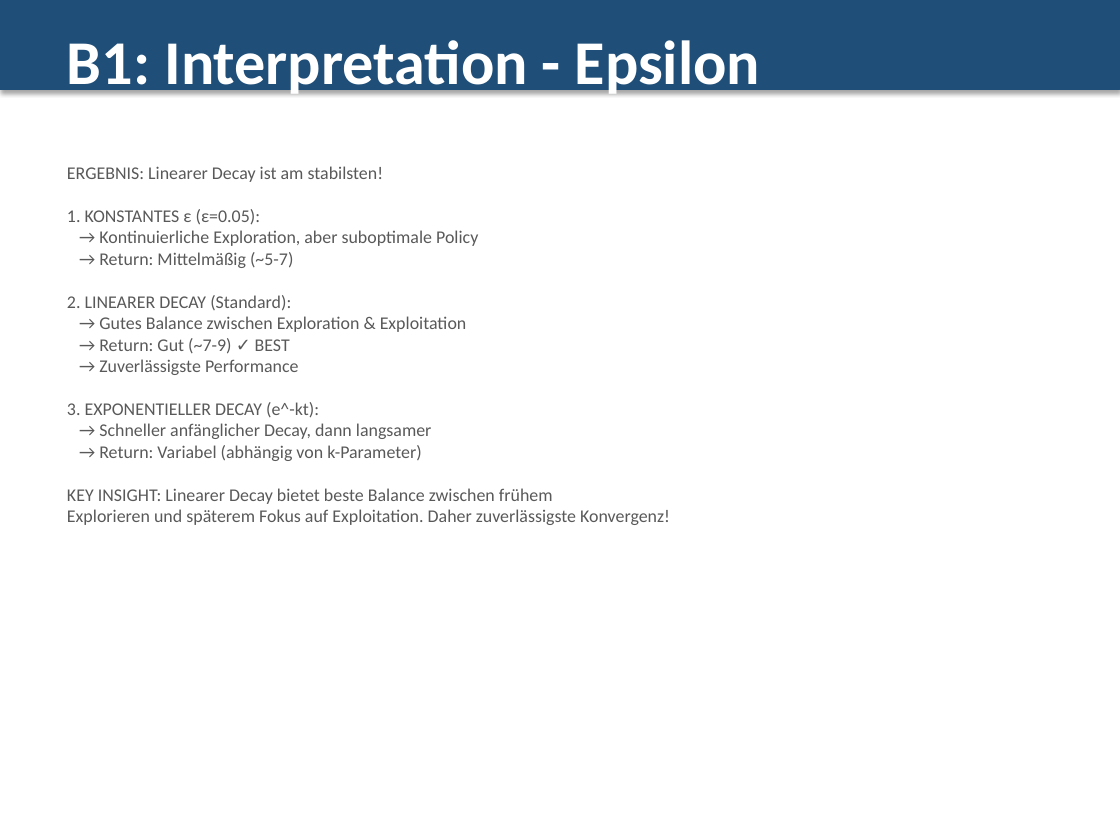
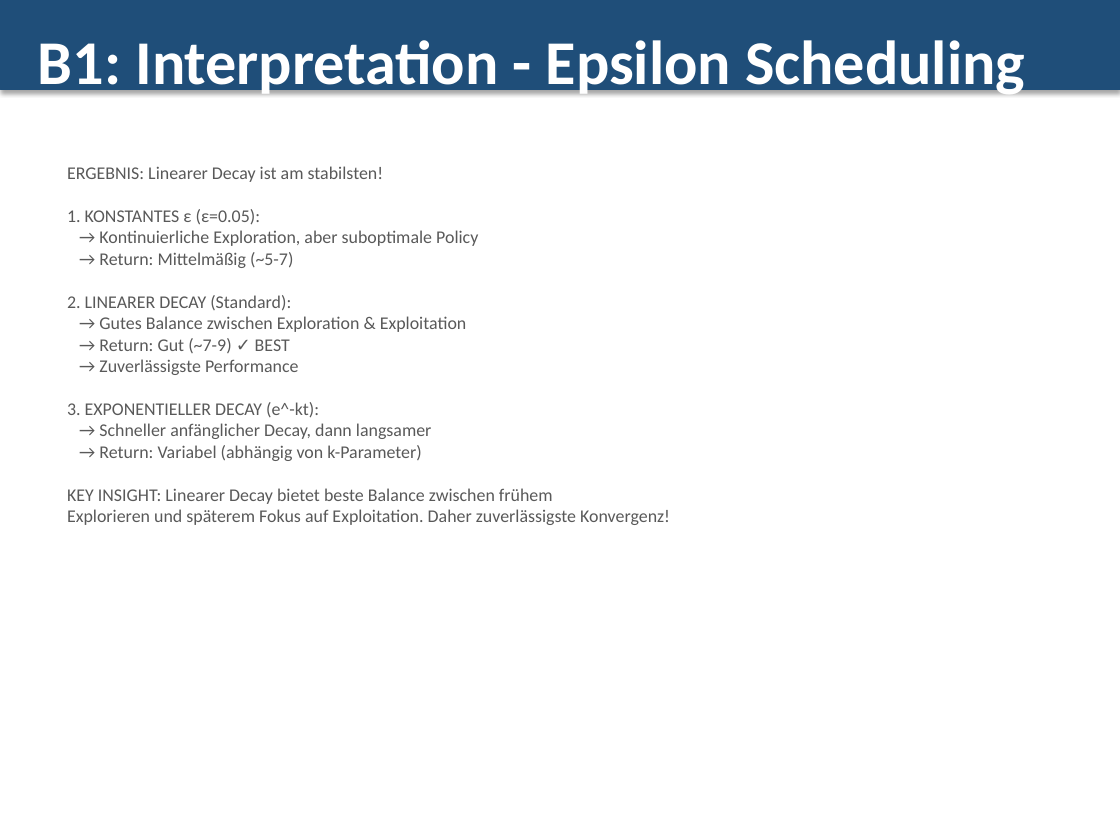
Before and after one commit to dennisddschulz/cas-artificial-intelligence, a slide deck: slide 4 of 09_temporal_difference_method/TEIL_B/TEIL_B_Presentation.pptx. Drawn at 1120x840 pixels with LibreOffice and Linux fonts; fonts in the diff are those of the drawing. Boxes give left, top, right and bottom in pixels: in the first picture for what was removed or moved away, otherwise in the second. Text is boxed around its words. In the diff, an @@ line names an element or a change of style, - is before the commit and + after.

```diff
--- a/09_temporal_difference_method/TEIL_B/TEIL_B_Presentation.pptx
+++ b/09_temporal_difference_method/TEIL_B/TEIL_B_Presentation.pptx
@@ rectangle at (x1=0, y1=0, x2=1120, y2=90): outline #1F4E79 0.75 pt to #1F4E79 0.5 pt @@
@@ text "B1: Interpretation - Epsilon Scheduling" rewrapped from (x1=67, y1=40, x2=760, y2=174) to (x1=38, y1=40, x2=1025, y2=99) @@
```
Also in this commit, not shown: 9 other slides changed.
